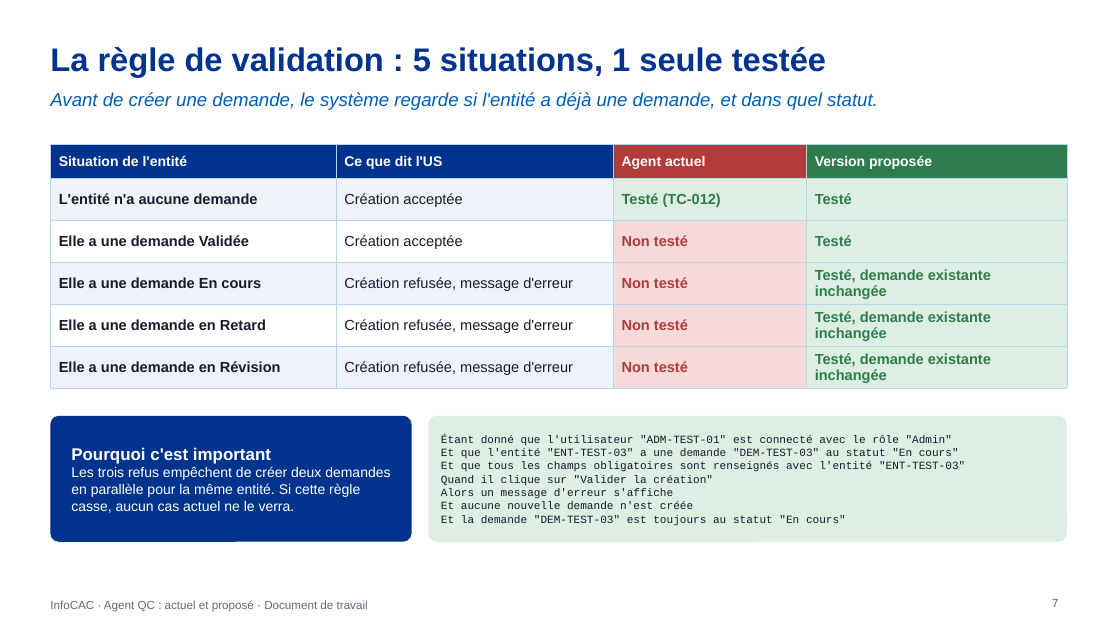
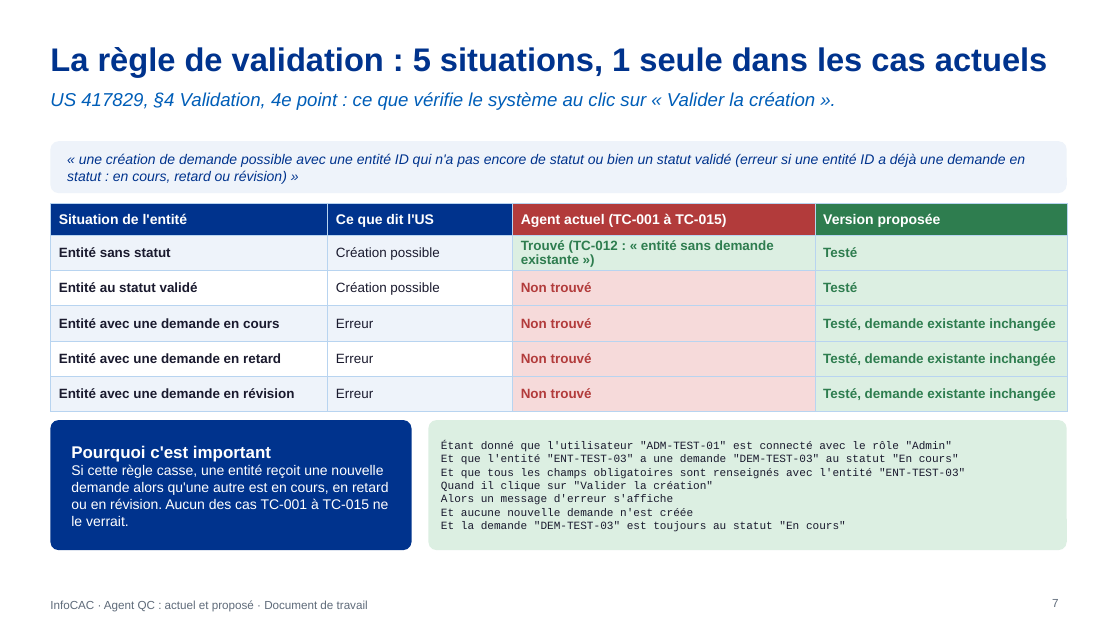
Before and after one commit to DauraRady/Travaux-QA, a slide deck: slide 7 of doc/Agent-QC-actuel-vs-propose.pptx. Drawn at 1120x630 pixels with LibreOffice and Linux fonts; fonts in the diff are those of the drawing. Boxes give left, top, right and bottom in pixels: in the first picture for what was removed or moved away, otherwise in the second. Text is boxed around its words. In the diff, an @@ line names an element or a change of style, - is before the commit and + after.

```diff
--- a/doc/Agent-QC-actuel-vs-propose.pptx
+++ b/doc/Agent-QC-actuel-vs-propose.pptx
@@ title at [50, 47, 1047, 77]: text changed @@
-La règle de validation : 5 situations, 1 seule testée
+La règle de validation : 5 situations, 1 seule dans les cas actuels
@@ text at [50, 92, 815, 110]: text changed @@
-Avant de créer une demande, le système regarde si l'entité a déjà une demande, et dans quel statut.
+US 417829, §4 Validation, 4e point : ce que vérifie le système au clic sur « Valider la création ».
@@ rounded rectangle added at [50, 141, 1067, 193], fill #EEF3FA @@
@@ text added at [67, 153, 1026, 184], 12 pt, text #00338D, italic @@
+« une création de demande possible avec une entité ID qui n'a pas encore de statut ou bien un statut validé (erreur si une entité ID a déjà une demande en statut : en cours, retard ou révision) »
@@ table at [50, 203, 1067, 405] @@
-row 1, column 3: Agent actuel
+row 1, column 3: Agent actuel (TC-001 à TC-015)
-row 2: L'entité n'a aucune demande | Création acceptée | Testé (TC-012) | Testé
+row 2: Entité sans statut | Création possible | Trouvé (TC-012 : « entité sans demande existante ») | Testé
-row 3: Elle a une demande Validée | Création acceptée | Non testé | Testé
+row 3: Entité au statut validé | Création possible | Non trouvé | Testé
-row 4: Elle a une demande En cours | Création refusée, message d'erreur | Non testé | Testé, demande existante inchangée
+row 4: Entité avec une demande en cours | Erreur | Non trouvé | Testé, demande existante inchangée
-row 5: Elle a une demande en Retard | Création refusée, message d'erreur | Non testé | Testé, demande existante inchangée
+row 5: Entité avec une demande en retard | Erreur | Non trouvé | Testé, demande existante inchangée
-row 6: Elle a une demande en Révision | Création refusée, message d'erreur | Non testé | Testé, demande existante inchangée
+row 6: Entité avec une demande en révision | Erreur | Non trouvé | Testé, demande existante inchangée
@@ size 12.5 to 11.5 pt in "Testé", "Testé", "Testé, demande existante inchangée", "Testé, demande existante inchangée" and 1 more places @@
@@ table: place and size @@
-table at [50, 145, 1067, 387]
+table at [50, 203, 1067, 405]
@@ rounded rectangle at [50, 420, 412, 550]: proportions changed @@
@@ rounded rectangle: place and size @@
-rounded rectangle at [50, 416, 412, 542]
+rounded rectangle at [50, 420, 412, 550]
@@ rounded rectangle: place and size @@
-rounded rectangle at [429, 416, 1067, 542]
+rounded rectangle at [429, 420, 1067, 550]
@@ rounded rectangle at [429, 420, 1067, 550]: proportions changed @@
@@ text "Étant donné que l'utilisateur "ADM-TEST-01" ...": place and size @@
-text "Étant donné que l'utilisateur "ADM-TEST-01" ..." at [441, 435, 965, 526]
+text "Étant donné que l'utilisateur "ADM-TEST-01" ..." at [441, 441, 965, 532]
@@ text at [71, 464, 389, 526]: text changed @@
-Les trois refus empêchent de créer deux demandes en parallèle pour la même entité. Si cette règle casse, aucun cas actuel ne le verra.
+Si cette règle casse, une entité reçoit une nouvelle demande alors qu'une autre est en cours, en retard ou en révision. Aucun des cas TC-001 à TC-015 ne le verrait.
```
Also in this commit, not shown: 3 other slides changed, 2 other files.
